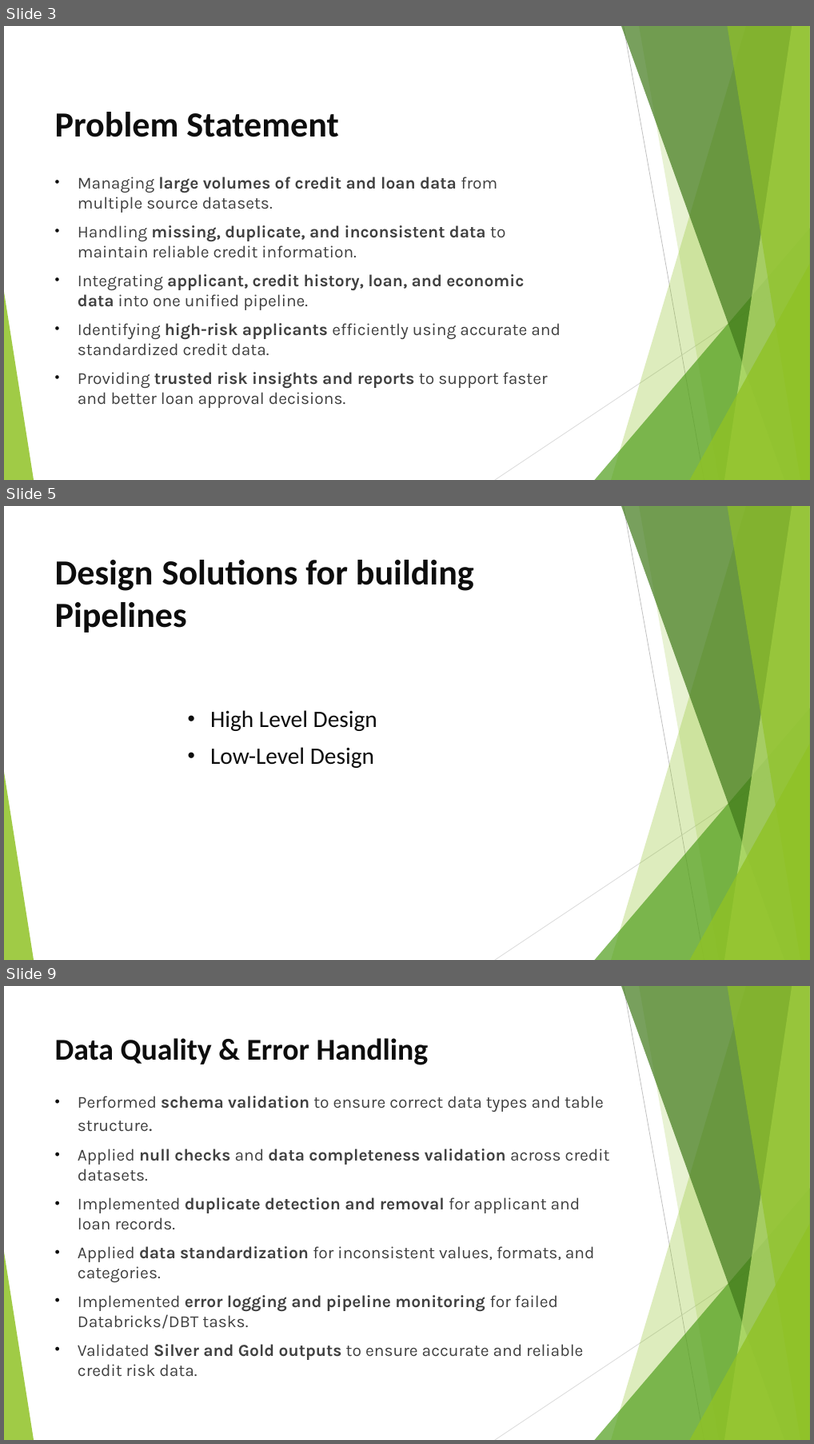
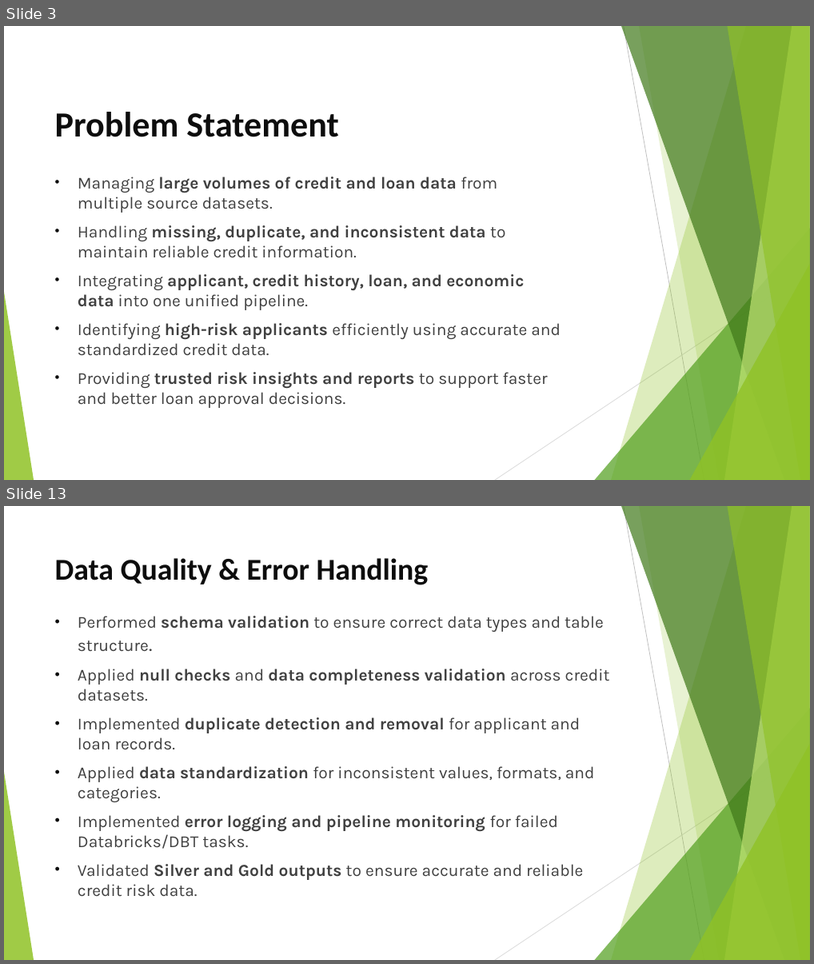
Before and after one commit to Bellamkondakumaraswamy/Credit-Risk-Assessment-Pipeline, a slide deck: Credit Risk Assessment Pipeline PPTX.pptx. Shown one above the other, each under a label of ours: slides 3, 5 and 9 before the commit, slides 3 and 13 after it; the slides between them are not shown. The pictures are 814x1444 and 814x964 pixels, drawn with LibreOffice and Linux fonts; fonts in the diff are those of the drawing. Boxes give left, top, right and bottom in pixels: in the first picture for what was removed or moved away, otherwise in the second. Text is boxed around its words. In the diff, an @@ line names an element or a change of style, - is before the commit and + after.

```diff
--- a/Credit Risk Assessment Pipeline PPTX.pptx
+++ b/Credit Risk Assessment Pipeline PPTX.pptx
@@ slide 5 removed at [4, 506, 810, 960], background #FFFFFF; not listed: 10 template elements that a slide beside it also shows @@
@@ title removed at [55, 560, 474, 632] @@
-Design Solutions for building Pipelines
@@ text removed at [210, 710, 378, 768] @@
-• High Level Design
-• Low-Level Design
@@ what was slide 9 is now slide 13 @@
```
Also in this commit, not shown: 7 slides changed, 5 slides added, 5 other slides removed, 16 other files.
